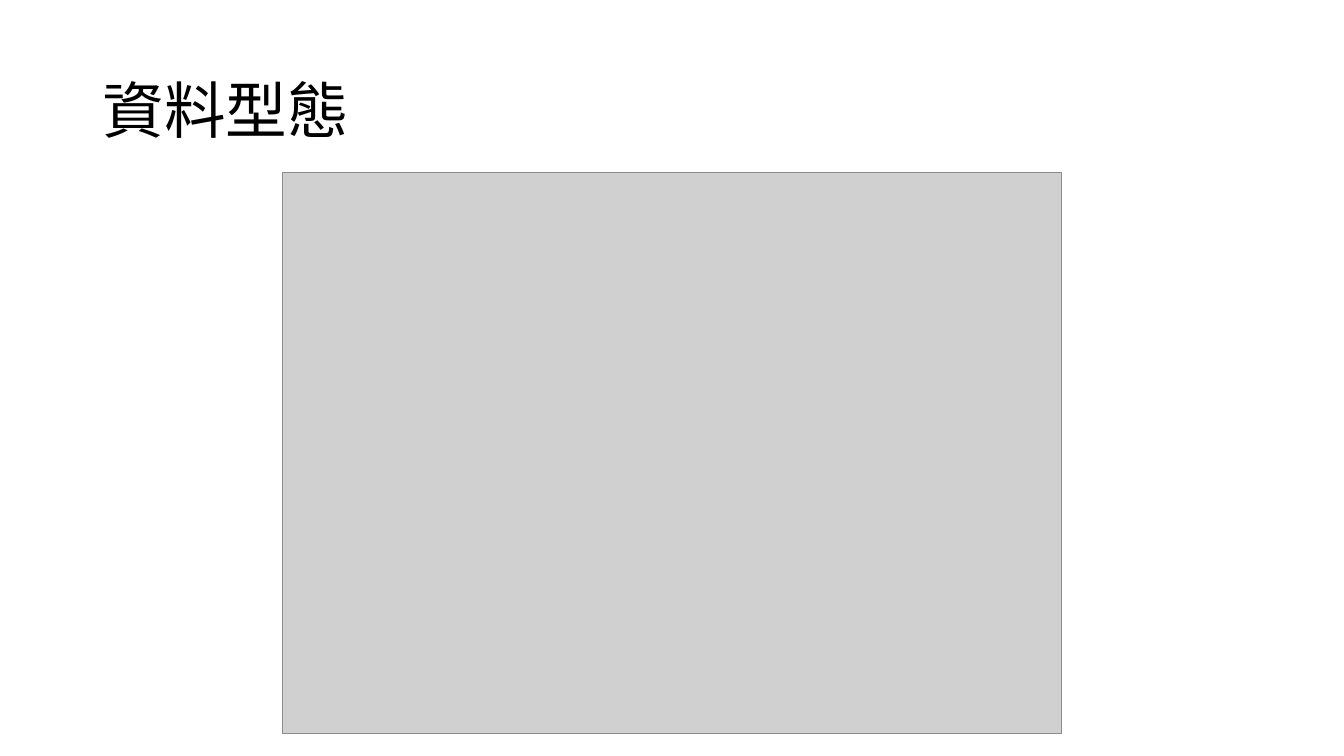
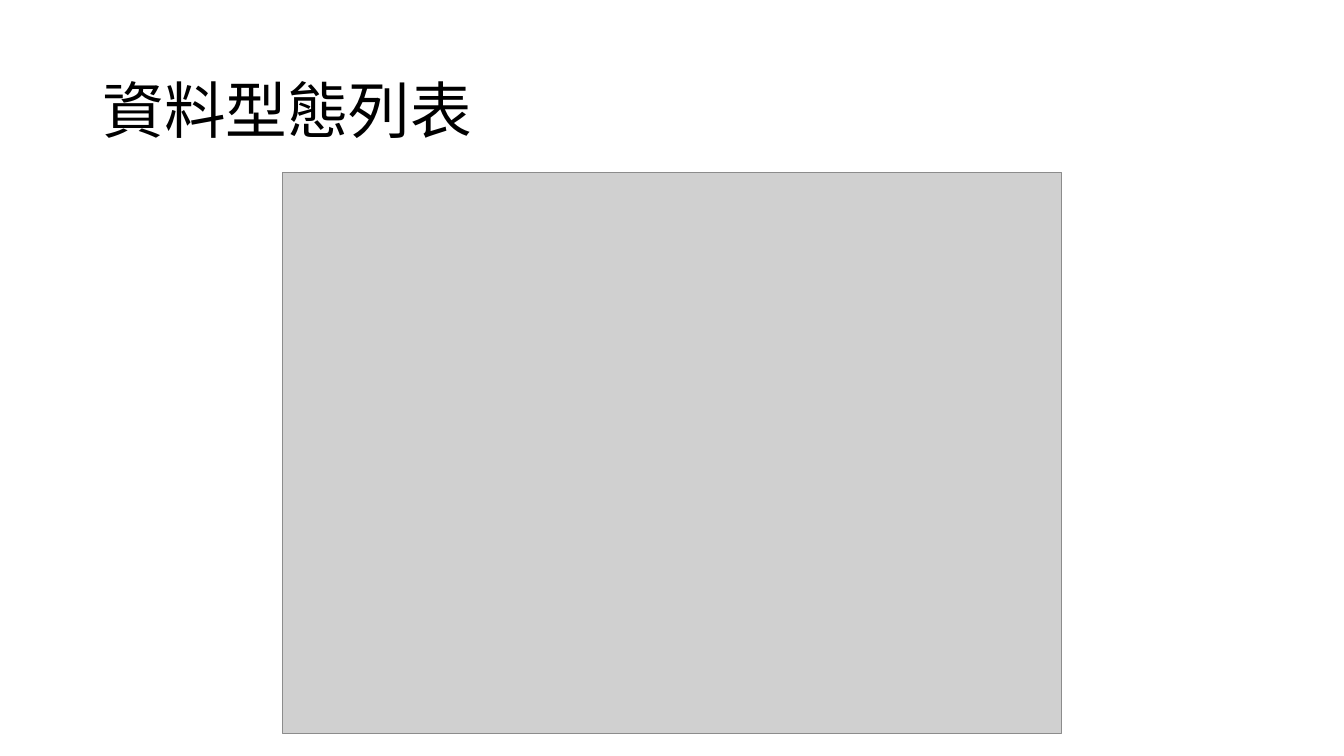
Before and after one commit to s9001055/DV_learning, a slide deck: slide 5 of systemverilog/SystemVerilog_語法學習.pptx (slide 4 before the commit). Drawn at 1344x756 pixels with LibreOffice and Linux fonts; fonts in the diff are those of the drawing; grey boxes stand for pictures. Boxes give left, top, right and bottom in pixels: in the first picture for what was removed or moved away, otherwise in the second. Text is boxed around its words. In the diff, an @@ line names an element or a change of style, - is before the commit and + after.

```diff
--- a/systemverilog/SystemVerilog_語法學習.pptx
+++ b/systemverilog/SystemVerilog_語法學習.pptx
@@ title at [102, 81, 472, 138]: text changed @@
-資料型態
+資料型態列表
```
Also in this commit, not shown: 1 other slide changed, 13 slides added.
